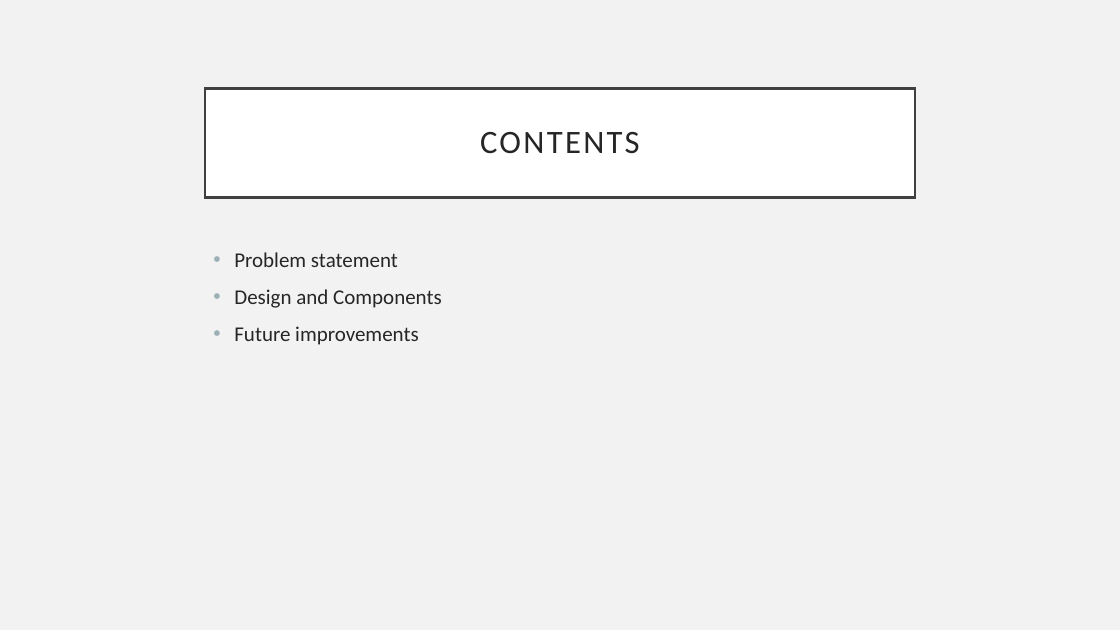
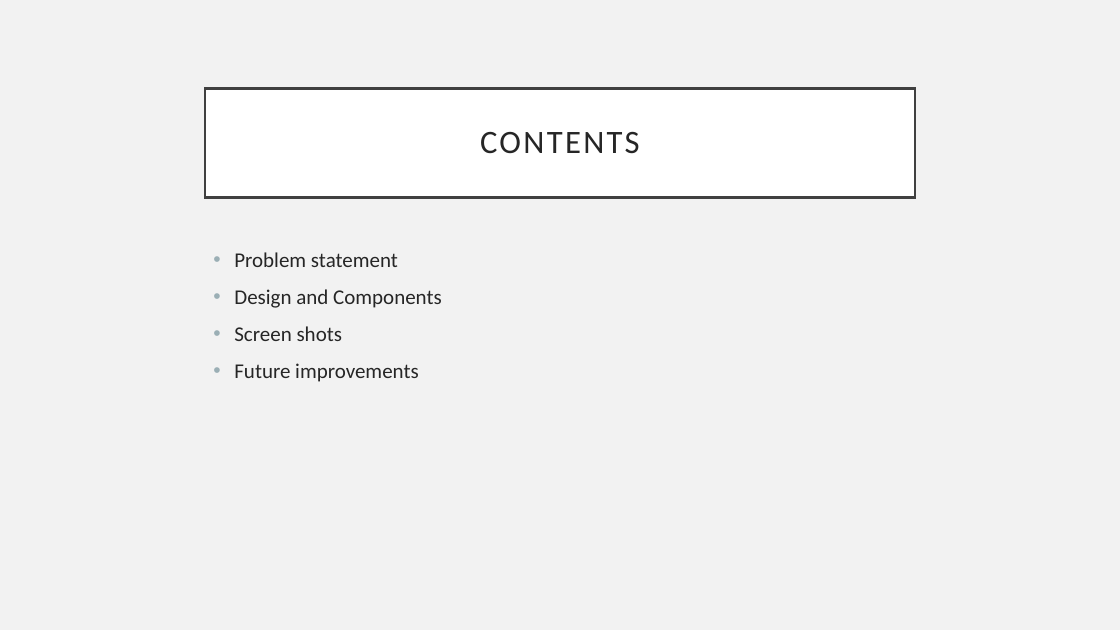
Before and after one commit to AlokGJ/stocks-widget, a slide deck: slide 2 of StockSearchWidget.pptx. Drawn at 1120x630 pixels with LibreOffice and Linux fonts; fonts in the diff are those of the drawing. Boxes give left, top, right and bottom in pixels: in the first picture for what was removed or moved away, otherwise in the second. Text is boxed around its words. In the diff, an @@ line names an element or a change of style, - is before the commit and + after.

Commit message:
updated PPT

```diff
--- a/StockSearchWidget.pptx
+++ b/StockSearchWidget.pptx
@@ text at bbox=[234, 326, 343, 341]: paragraph added @@
+• Screen shots
```
Also in this commit, not shown: 1 slide added.
